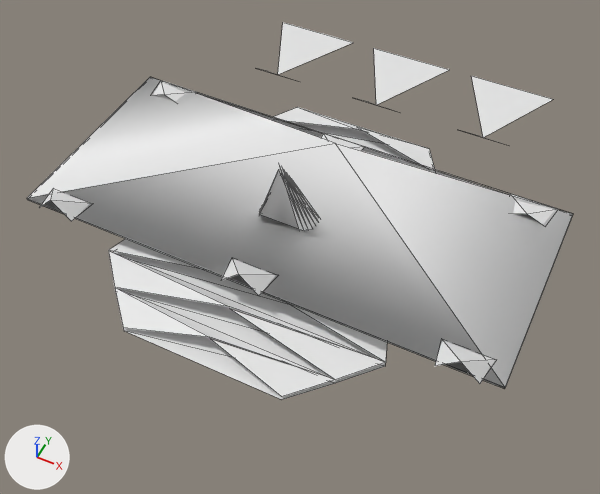
What one commit did to the OBJ model GameData/Meshes/Designs/solari/solari_gunship_mk3_40.obj.
Before and after are seen from a 50 mm camera at (3.72, -7.37, 8.72) aimed at (0.34, -0.6, 0.25). The lights are fixed; the arrows at lower left show +X, +Y and +Z. The first picture is the older version. Mesh edges are drawn as thin lines. Where no turn or scale is listed for an object, it has been applied to the vertices. Vertices at exactly the same position are counted once.

Names of what the first picture shows: 'solari_gunship_mk3_40'.
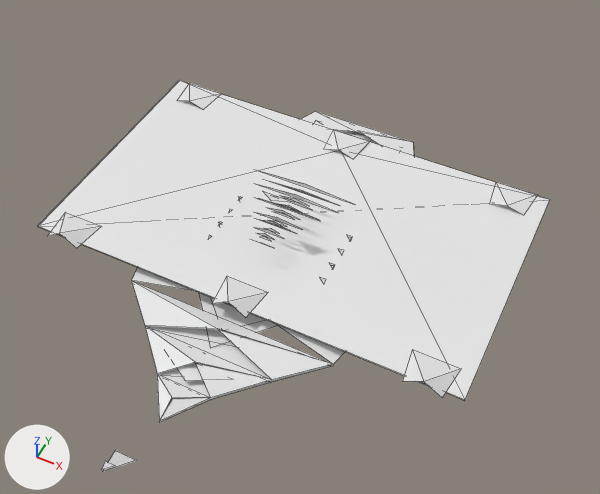
Where the change shows, as pixel boxes (x1, y1, x2, y2) in the pictures (600 x 494 px; the box of a moved part takes in the faces that stretch with it):
'solari_gunship_mk3_40', reshaped (6% narrower)
    before: (27, 22, 573, 400)
    after: (37, 80, 550, 472)
part 1 of me_solari_gunship_mk3_40, moved or reshaped
    before: (153, 80, 197, 102)
    after: (177, 83, 222, 109)
part 2 of me_solari_gunship_mk3_40, moved or reshaped
    before: (321, 133, 365, 151)
    after: (326, 129, 370, 157)
part 3 of me_solari_gunship_mk3_40, moved or reshaped
    before: (510, 194, 557, 225)
    after: (490, 182, 537, 215)
part 4 of me_solari_gunship_mk3_40, moved or reshaped
    before: (39, 189, 90, 221)
    after: (48, 212, 101, 248)
part 5 of me_solari_gunship_mk3_40, moved or reshaped
    before: (221, 259, 276, 296)
    after: (212, 276, 268, 317)
part 6 of me_solari_gunship_mk3_40, moved or reshaped
    before: (435, 340, 495, 384)
    after: (402, 350, 460, 398)
part 7 of me_solari_gunship_mk3_40, rebuilt
    before: (108, 107, 435, 397)
    after: (131, 111, 414, 421)
part 8 of me_solari_gunship_mk3_40, rebuilt (not visible afterwards)
    before: (114, 120, 424, 400)
part 9 of me_solari_gunship_mk3_40, rebuilt (6% narrower)
    before: (27, 77, 573, 389)
    after: (37, 80, 550, 400)
part 10 of me_solari_gunship_mk3_40, deleted
    before: (257, 22, 553, 145)
part 11 of me_solari_gunship_mk3_40, reshaped
    before: (259, 164, 319, 231)
    after: (102, 130, 379, 472)
part 12 of me_solari_gunship_mk3_40, added
    after: (38, 94, 549, 400)

Diff of the bpy script that builds the scene:
```diff
--- a/GameData/Meshes/Designs/solari/solari_gunship_mk3_40.obj.py
+++ b/GameData/Meshes/Designs/solari/solari_gunship_mk3_40.obj.py
@@ me_solari_gunship_mk3_40 @@
 # used by ob_solari_gunship_mk3_40; location = (0.0, 0.0, 0.0)
 # verts and faces of me_solari_gunship_mk3_40; kept vertices keep their numbers, new ones are numbered from 161
-me_solari_gunship_mk3_40.from_pydata(...)  # 161 vertices, 113 faces; spans x -3.52..3.52, y -2.71..4.45, z 0.0..1.6
+me_solari_gunship_mk3_40.from_pydata(...)  # 328 vertices, 148 faces; spans x -3.14..3.14, y -4.63..2.36, z 0.0..1.13
+# me_solari_gunship_mk3_40 part 1: the loose piece of 5 vertices spanning x -3.3..-2.6, y 1.17..1.58, z 0.35..0.47 is scaled about the mesh origin by (0.893, 1.18, 0.638)
+# me_solari_gunship_mk3_40 part 2: the loose piece of 5 vertices spanning x -0.35..0.35, y 1.17..1.58, z 0.35..0.47 is scaled about the mesh origin by (0.893, 1.18, 0.638)
+# me_solari_gunship_mk3_40 part 3: the loose piece of 5 vertices spanning x 2.6..3.3, y 1.17..1.58, z 0.35..0.47 is scaled about the mesh origin by (0.893, 1.18, 0.638)
+# me_solari_gunship_mk3_40 part 4: the loose piece of 5 vertices spanning x -3.3..-2.6, y -1.67..-1.25, z 0.35..0.63 is scaled about the mesh origin by (0.893, 1.18, 0.638)
+# me_solari_gunship_mk3_40 part 5: the loose piece of 5 vertices spanning x -0.35..0.35, y -1.67..-1.25, z 0.35..0.63 is scaled about the mesh origin by (0.893, 1.18, 0.638)
+# me_solari_gunship_mk3_40 part 6: the loose piece of 5 vertices spanning x 2.6..3.3, y -1.67..-1.25, z 0.35..0.63 is scaled about the mesh origin by (0.893, 1.18, 0.638)
+# me_solari_gunship_mk3_40 part 7: the loose piece of 42 vertices spanning x -2.08..2.08, y -2.71..2.29, z 0.06..0.31 is rebuilt with 44 vertices and now spans x -2.24..2.24, y -3.63..2.36, z 0.03..0.19
+# me_solari_gunship_mk3_40 part 8: the loose piece of 22 vertices spanning x -2.08..2.08, y -2.71..2.29, z 0.0 is rebuilt with 8 vertices and now spans x -1.98..1.98, y 0.72..2.36, z 0.0
+# me_solari_gunship_mk3_40 part 9: the loose piece of 9 vertices spanning x -3.52..3.52, y -1.58..1.58, z 0.32..0.54 is rebuilt with 5 vertices and now spans x -3.14..3.14, y -1.87..1.87, z 0.22..0.24
+# me_solari_gunship_mk3_40 part 10: 6 loose pieces with 18 vertices, spanning x -2.54..2.54, y 2.51..4.45, z 0.0..0.41, are deleted
+# me_solari_gunship_mk3_40 part 11
+# 40 vertices are removed from x -0.52..0.52, y -0.56..-0.14, z 0.0..1.6
+# 30 faces are deleted
+# 185 vertices are added at x -1.88..2.24, y -4.63..2.16, z 0.0..1.13
+# 11 new vertices lie (0.66, 0.0, 0.0) away from vertices in x -0.33, y -1.23..-0.19, z 0.04..0.59
+# 6 new vertices lie (0.33, -0.04, 0.07) away from vertices in x -0.33, y -1.23..-0.28, z 0.04
+# 9 new vertices lie (0.46, 0.0, 0.0) away from vertices in x -0.23, y -0.85..0.47, z 0.02..1.04
+# 8 new vertices lie (0.75, 0.0, 0.0) away from vertices in x -1.88..1.13, y -0.69..-0.29, z 0.01..0.03
+# 6 new vertices lie (1.5, 0.0, 0.0) away from vertices in x -0.75, y -1.57..2.16, z 0.0..0.05
+# 6 new vertices lie (0.07, 0.01, 0.09) away from vertices in x -0.89..-0.8, y -1.0..-0.15, z 0.07..0.19
+# 6 new vertices lie (0.07, -0.01, -0.09) away from vertices in x 0.73..0.82, y -0.99..-0.14, z 0.16..0.28
+# 86 new faces join them
+# me_solari_gunship_mk3_40 part 12
+verts[282] = (-3.14, -1.87, 0.21)  # pixel (37, 226)
+verts[283] = (3.14, -1.87, 0.21)  # pixel (464, 400)
+verts[284] = (3.14, 1.87, 0.21)  # pixel (550, 199)
+verts[285] = (-3.14, 1.87, 0.21)  # pixel (179, 80)
+faces += [(282, 283, 284), (282, 284, 285)]
```
